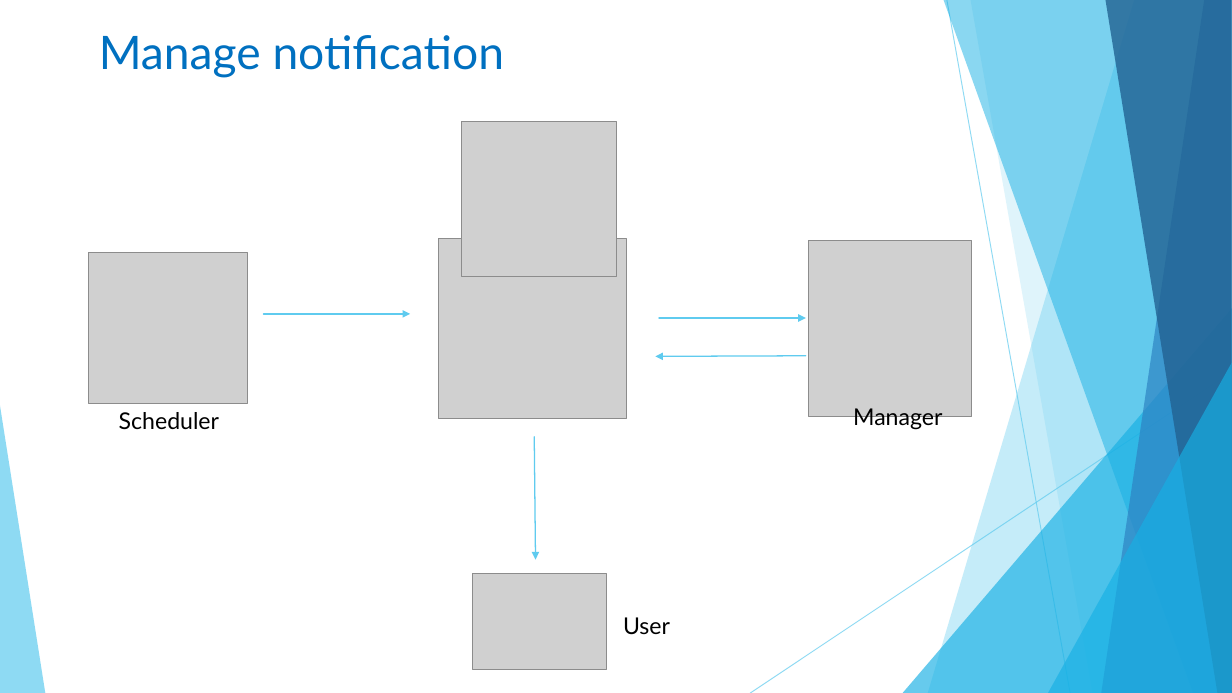
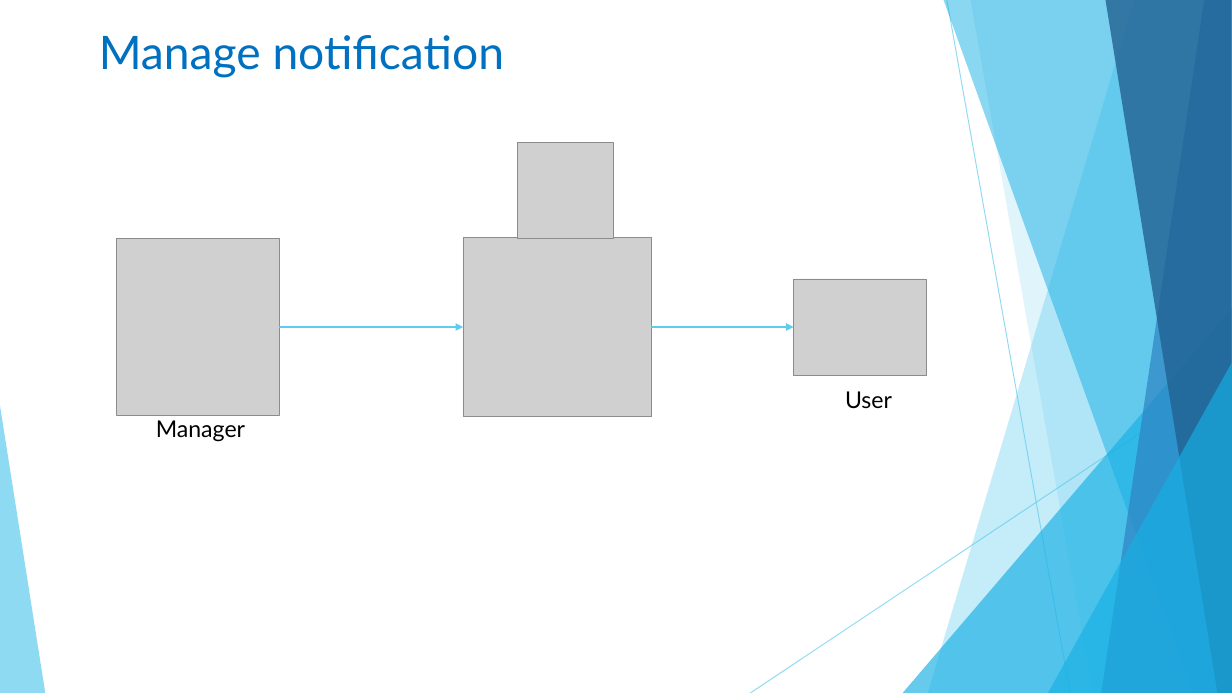
Before and after one commit to linhmimoza/Hospital_PortalExtra, a slide deck: slide 19 of Hospital.pptx. Drawn at 1232x693 pixels with LibreOffice and Linux fonts; fonts in the diff are those of the drawing; grey boxes stand for pictures. Boxes give left, top, right and bottom in pixels: in the first picture for what was removed or moved away, otherwise in the second. Text is boxed around its words. In the diff, an @@ line names an element or a change of style, - is before the commit and + after.

```diff
--- a/Hospital.pptx
+++ b/Hospital.pptx
@@ picture: place and size @@
-picture at (462, 121, 617, 276)
+picture at (518, 142, 614, 238)
@@ picture: place and size @@
-picture at (809, 240, 971, 417)
+picture at (116, 238, 279, 415)
@@ picture: place and size @@
-picture at (439, 238, 628, 418)
+picture at (463, 238, 652, 417)
@@ picture removed at (89, 252, 248, 403) @@
@@ picture: place and size @@
-picture at (472, 573, 605, 669)
+picture at (794, 279, 927, 375)
@@ arrow moved from (263, 314) - (410, 314) to (280, 327) - (463, 327) @@
@@ arrow moved from (659, 318) - (806, 318) to (652, 327) - (794, 327) @@
@@ arrow removed from (806, 356) to (655, 357) @@
@@ text "User": place and size @@
-text "User" at (623, 617, 670, 635)
+text "User" at (845, 391, 892, 409)
@@ text removed at (119, 412, 219, 430) @@
-Scheduler
@@ text "Manager": place and size @@
-text "Manager" at (853, 408, 942, 431)
+text "Manager" at (156, 420, 245, 442)
@@ arrow removed from (534, 437) to (536, 560) @@
```
Also in this commit, not shown: 4 other slides changed, 12 other files.
